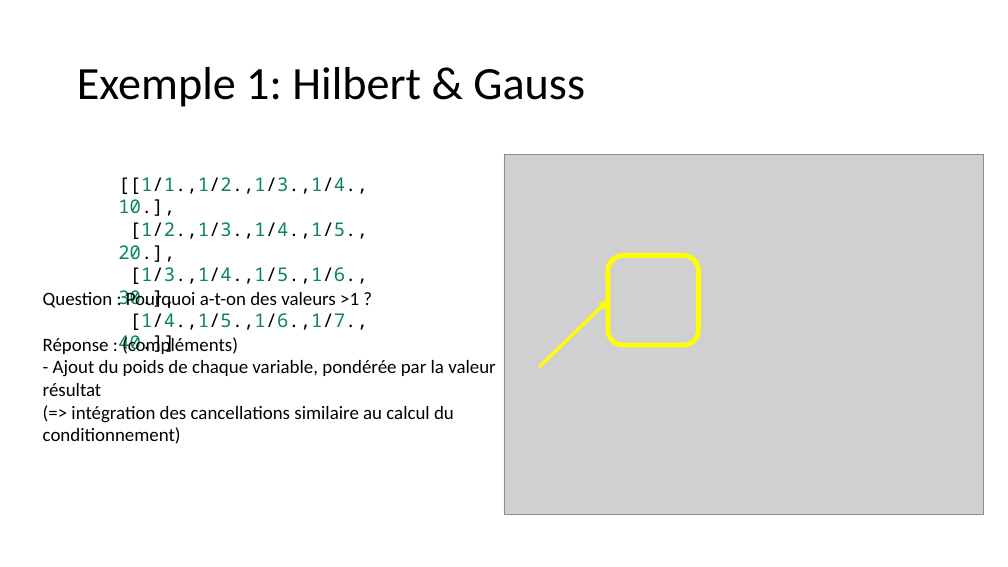
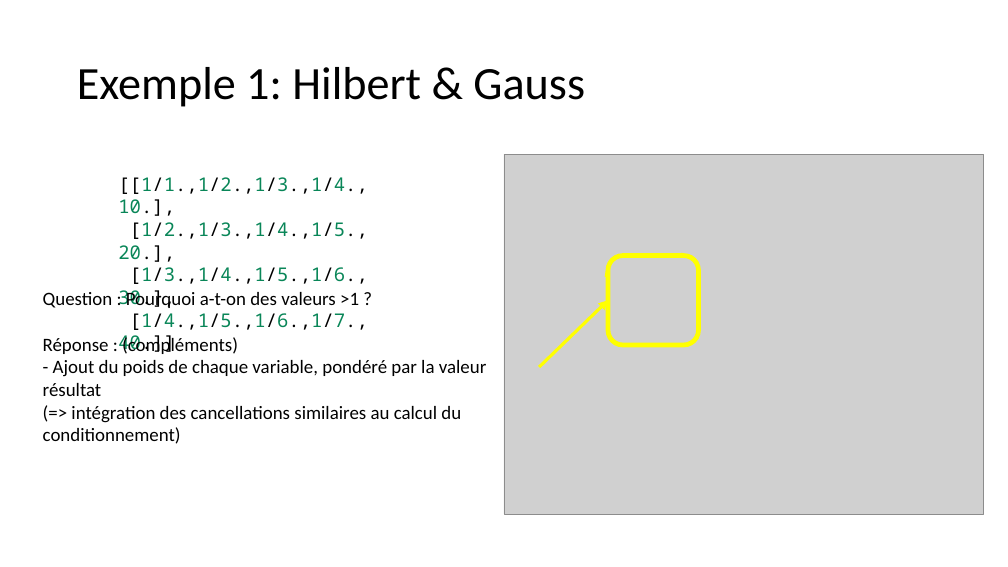
Before and after one commit to ddavid42/chromatic, a slide deck: slide 16 of Presentation/Représentation et analyse chromatique de l’influence des valeurs.odp. Drawn at 1008x567 pixels with LibreOffice and Linux fonts; fonts in the diff are those of the drawing; grey boxes stand for pictures. Boxes give left, top, right and bottom in pixels: in the first picture for what was removed or moved away, otherwise in the second. Text is boxed around its words. In the diff, an @@ line names an element or a change of style, - is before the commit and + after.

Commit message:
correct some typos in the presentation

```diff
--- a/Presentation/Représentation et analyse chromatique de l’influence des valeurs.odp
+++ b/Presentation/Représentation et analyse chromatique de l’influence des valeurs.odp
@@ text at box(43, 290, 486, 444): text changed @@
-Question : Pourquoi a-t-on des valeurs >1 ?
-Réponse : (compléments)
-- Ajout du poids de chaque variable, pondérée par la valeur résultat
-(=> intégration des cancellations similaire au calcul du conditionnement)
+Question : Pourquoi a-t-on des valeurs >1 ?
+Réponse : (compléments)
+- Ajout du poids de chaque variable, pondéré par la valeur résultat
+(=> intégration des cancellations similaires au calcul du conditionnement)
```
Also in this commit, not shown: 7 other slides changed.
